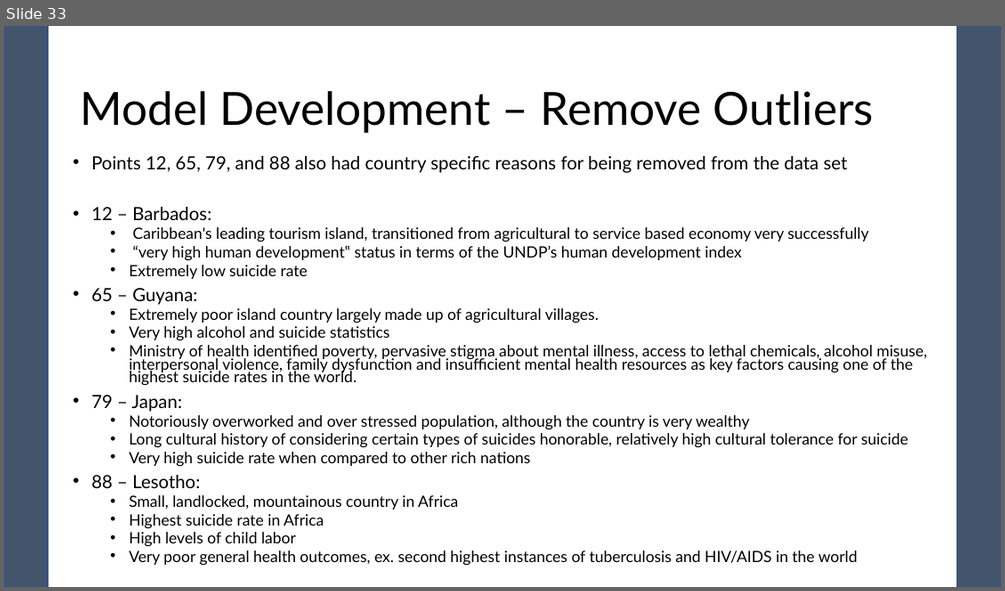
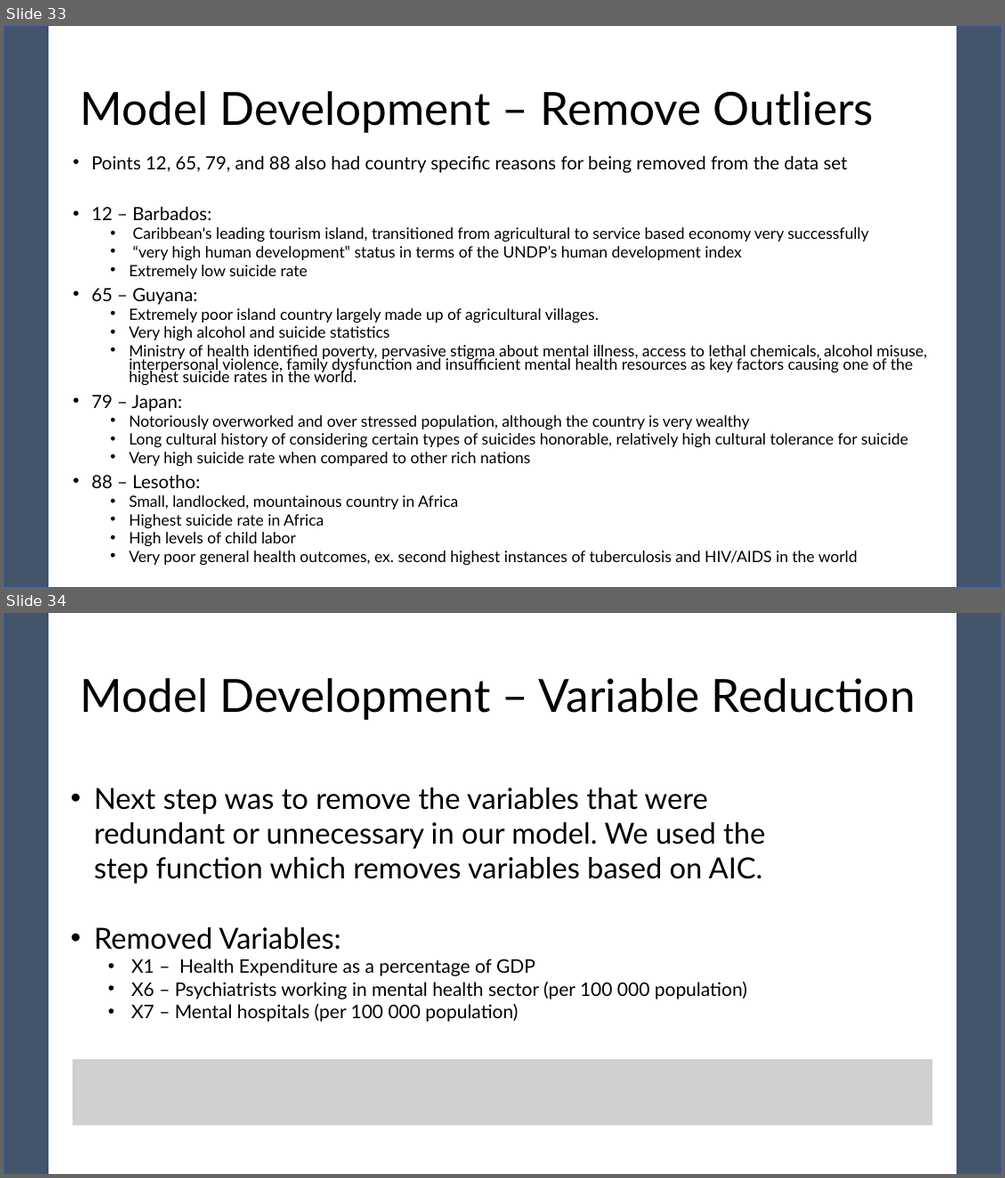
Before and after one commit to pewilliams/regression-mei-team-proj, a slide deck: presentation/Team-25.pptx. Shown one above the other, each under a label of ours: slide 33 before the commit, slides 33 and 34 after it. The pictures are 1005x591 and 1005x1178 pixels, drawn with LibreOffice and Linux fonts; fonts in the diff are those of the drawing; grey boxes stand for pictures. Boxes give left, top, right and bottom in pixels: in the first picture for what was removed or moved away, otherwise in the second. Text is boxed around its words. In the diff, an @@ line names an element or a change of style, - is before the commit and + after.

```diff
--- a/presentation/Team-25.pptx
+++ b/presentation/Team-25.pptx
@@ slide 34 added at bbox=[4, 613, 1001, 1174], background #FFFFFF; not listed: 2 template elements that a slide beside it also shows @@
@@ title added at bbox=[80, 678, 915, 720], 44 pt, text #000000 @@
+Model Development – Variable Reduction
@@ text added at bbox=[94, 787, 765, 1022], 28 pt, text #000000 @@
+• Next step was to remove the variables that were redundant or unnecessary in our model. We used the step function which removes variables based on AIC.
+• Removed Variables:
+  • X1 – Health Expenditure as a percentage of GDP
+  • X6 – Psychiatrists working in mental health sector (per 100 000 population)
+  • X7 – Mental hospitals (per 100 000 population)
@@ picture added at bbox=[73, 1060, 933, 1126] @@
```
Also in this commit, not shown: 1 slide changed, 1 other slide added, 1 slide removed.
